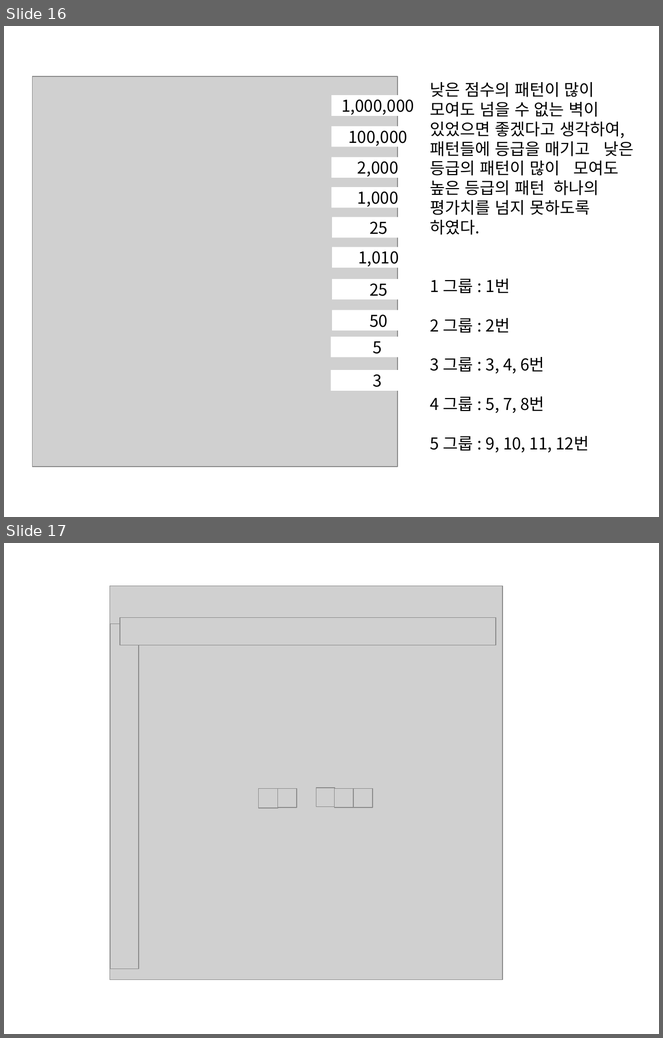
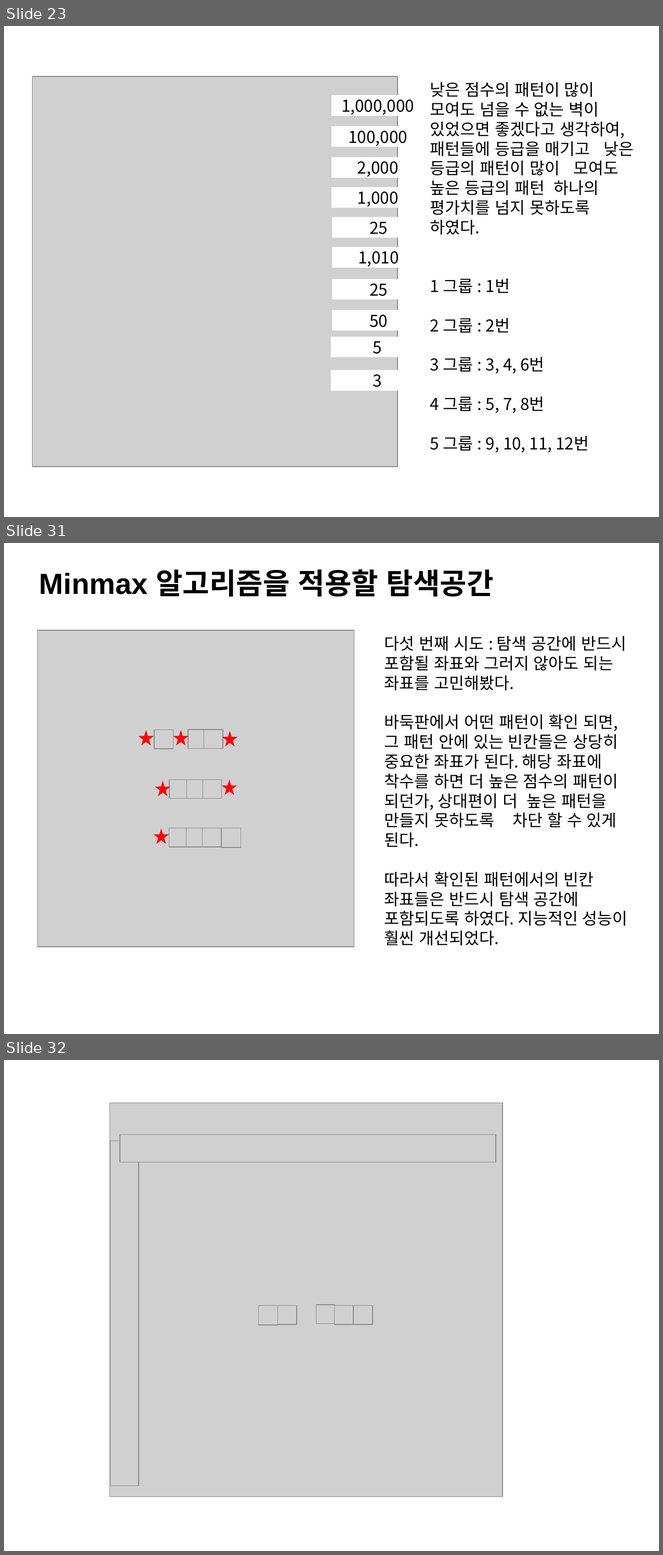
Before and after one commit to ChanJun-Park/AI_Gomoku, a slide deck: 최종보고서.pptx. Shown one above the other, each under a label of ours: slides 16 and 17 before the commit, slides 23, 31 and 32 after it; the slides between them are not shown. The pictures are 663x1038 and 663x1555 pixels, drawn with LibreOffice and Linux fonts; fonts in the diff are those of the drawing; grey boxes stand for pictures. Boxes give left, top, right and bottom in pixels: in the first picture for what was removed or moved away, otherwise in the second. Text is boxed around its words. In the diff, an @@ line names an element or a change of style, - is before the commit and + after.

```diff
--- a/최종보고서.pptx
+++ b/최종보고서.pptx
@@ slide 31 added at (4,543,659,1034), background #FFFFFF @@
@@ text added at (39,569,494,597), 32 pt, text #000000, bold @@
+Minmax 알고리즘을 적용할 탐색공간
@@ picture added at (37,630,354,947) @@
@@ text added at (385,636,628,946), 18 pt, text #000000 @@
+다섯 번째 시도 : 탐색 공간에 반드시 포함될 좌표와 그러지 않아도 되는 좌표를 고민해봤다.
+바둑판에서 어떤 패턴이 확인 되면, 그 패턴 안에 있는 빈칸들은 상당히 중요한 좌표가 된다. 해당 좌표에 착수를 하면 더 높은 점수의 패턴이 되던가, 상대편이 더 높은 패턴을 만들지 못하도록 차단 할 수 있게 된다.
+따라서 확인된 패턴에서의 빈칸 좌표들은 반드시 탐색 공간에 포함되도록 하였다. 지능적인 성능이 훨씬 개선되었다.
@@ picture added at (154,730,173,749) @@
@@ picture added at (188,730,207,749) @@
@@ picture added at (204,730,223,749) @@
@@ star added at (138,730,154,746), fill #FF0000 @@
@@ star added at (173,730,189,746), fill #FF0000 @@
@@ star added at (222,731,238,747), fill #FF0000 @@
@@ star added at (155,781,171,797), fill #FF0000 @@
@@ picture added at (169,780,188,798) @@
@@ picture added at (187,780,206,798) @@
@@ picture added at (203,780,221,798) @@
@@ star added at (221,780,237,795), fill #FF0000 @@
@@ star added at (153,828,169,845), fill #FF0000 @@
@@ picture added at (169,828,188,847) @@
@@ picture added at (186,828,205,847) @@
@@ picture added at (203,828,221,847) @@
@@ picture added at (221,828,241,848) @@
@@ what was slide 16 is now slide 23 @@
@@ what was slide 17 is now slide 32 @@
```
Also in this commit, not shown: 6 slides changed, 14 other slides added, 2 other files.
